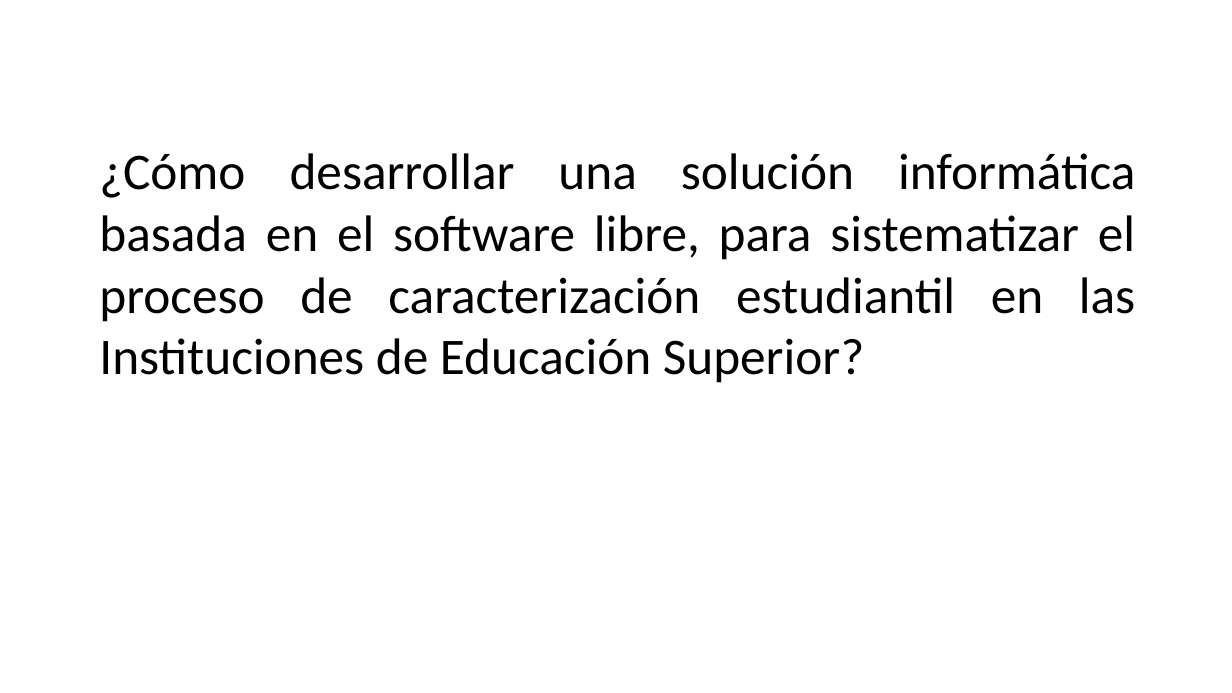
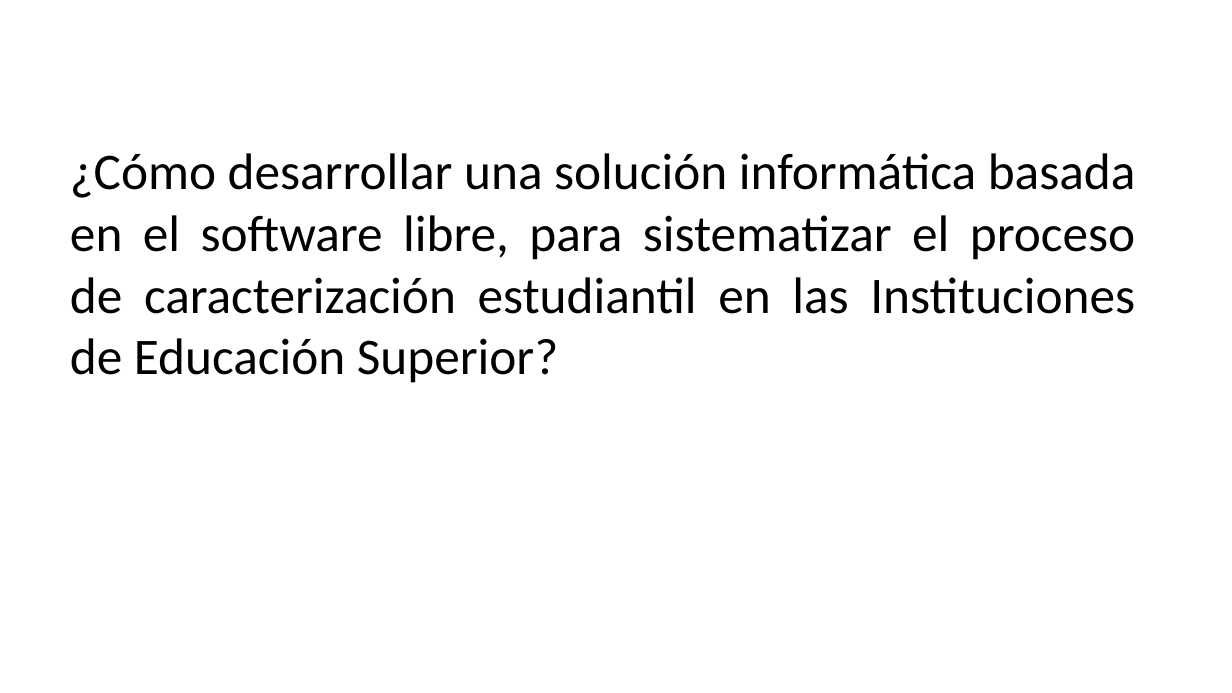
Before and after one commit to BrayanNovoa/uniminuto, a slide deck: slide 6 of expo/expo.pptx. Drawn at 1232x693 pixels with LibreOffice and Linux fonts; fonts in the diff are those of the drawing; background and template pictures are left out. Boxes give left, top, right and bottom in pixels: in the first picture for what was removed or moved away, otherwise in the second. Text is boxed around its words. In the diff, an @@ line names an element or a change of style, - is before the commit and + after.

```diff
--- a/expo/expo.pptx
+++ b/expo/expo.pptx
@@ text "¿Cómo desarrollar una solución informática ..." rewrapped from <box>99,153,1135,383</box> to <box>70,153,1136,383</box> @@
```
Also in this commit, not shown: 7 other slides changed, 5 other files.
